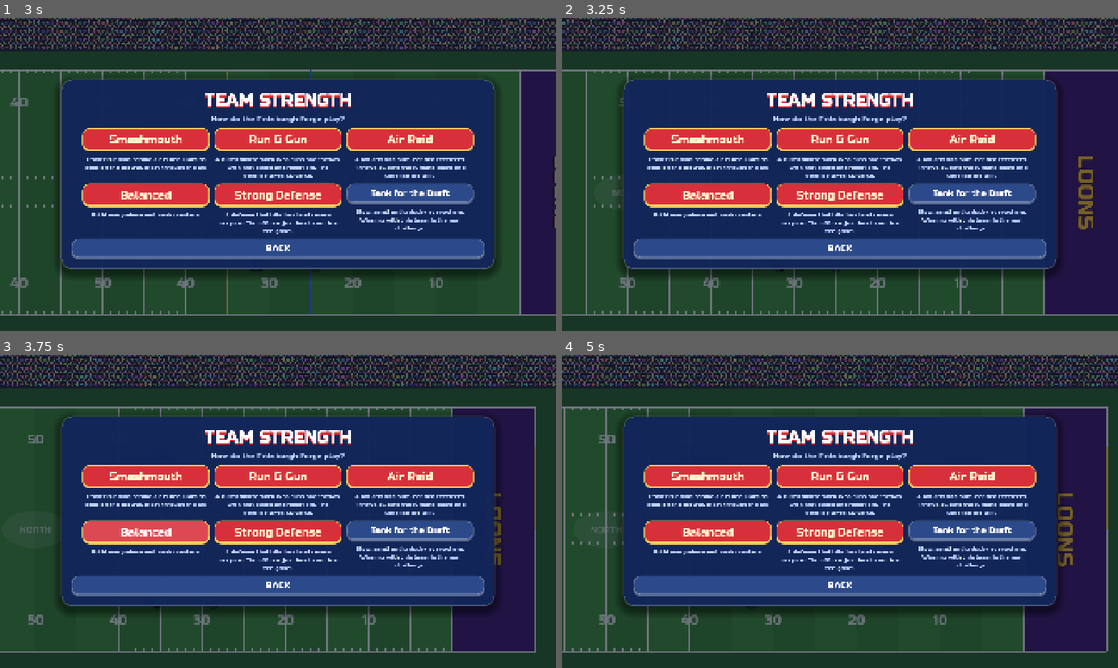
Above: before the commit, frames 1-4 (two rows, left to right).
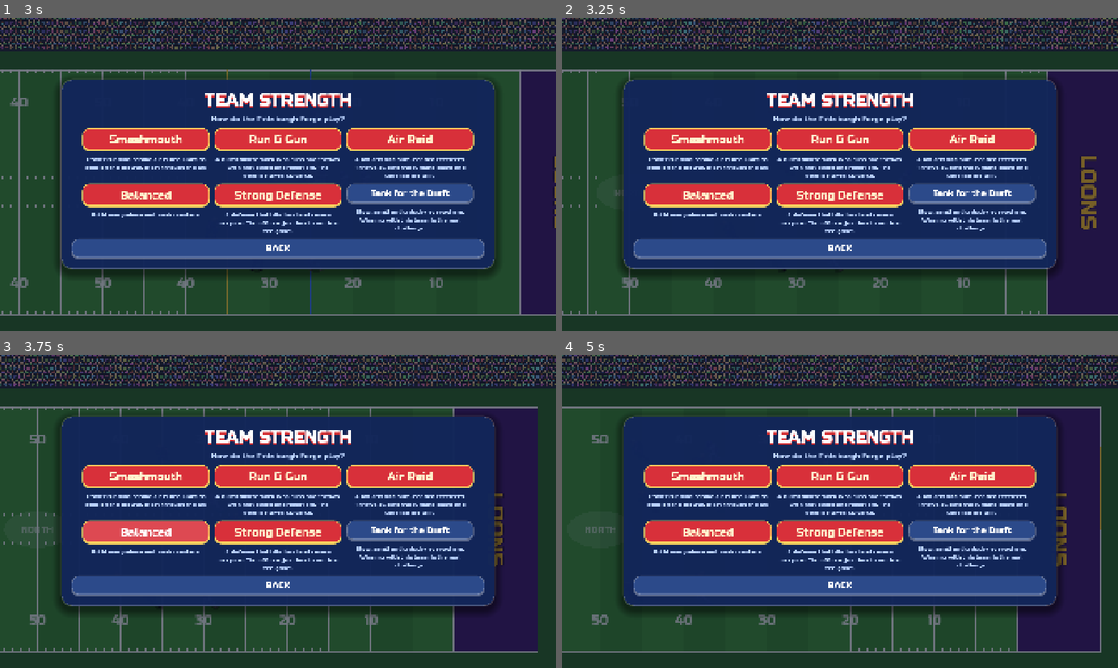
Above: after the commit, the same moments.

Repository: barnes1084/football
Game: Godot game, scene res://scenes/main.tscn
Two runs of this game, one before a commit and one after it. Both use one fixed random seed, a clock stepped at 60 frames per second and the inputs below.
Inputs (mouse positions are in pixels of both pictures, inside the frame that each line leads up to):
- Up to frame 1 (3 s): click "NEW SEASON" at 0.5 s; tap Enter at 1.25, 2.85 s; move the mouse to (400, 158) at 1.27 s; hold D 1.28-2 s; tap P at 1.35 s; click (400, 158) at 1.42 s; tap Space at 1.52 s; drag from (166, 190) to (250, 237) at 2.02 s; move the mouse to (333, 105) at 2.77 s; hold D from 2.78 s (still down)
- Up to frame 2 (3.25 s): keep holding D
- Up to frame 3 (3.75 s): release D at 3.5 s; drag from (250, 574) to (111, 464) at 3.52 s
- Up to frame 4 (5 s): move the mouse to (1006, 558) at 4.27 s; hold A from 4.28 s (still down); tap Tab at 4.35 s; tap Space at 4.52 s

Frame 1 is identical in both runs. In frame 2, 9.2% of the frame differs, in the area x 0-100%, y 0-95%; in frame 3, 9.4%; in frame 4, 10%, in the area x 0-100%, y 0-96%.

Commit message:
Linemen backpedal into their set instead of turning around
Linemen in the wall always face the defense, shuffle back in the blocking
crouch instead of the run cycle, and set the pocket at a backpedal pace
(new setting: 4 yd/s) instead of covering the whole set in 0.4 s.

Co-Authored-By: Claude Opus 5.5 <noreply@anthropic.com>
Claude-Session: https://claude.ai/code/session_01BJU6vHvAKtZH6NTjzje4Ra

Diff:
--- a/default_settings.cfg
+++ b/default_settings.cfg
@@ -119,6 +119,8 @@
 wallEdge=3
 ; Wall: steps back to set the pocket (0 to 3 yd)
 wallSet=3
+; Wall: backpedal speed setting the pocket (1 to 10 yd/s)
+wallSetSpeed=4
 ; Wall: pushed back this far, a rusher gets around (0.3 to 5 yd)
 wallGive=3.1
 ; Wall: pass rush push (even matchup) (0 to 3 yd/s)
--- a/scripts/field.gd
+++ b/scripts/field.gd
@@ -269,10 +269,13 @@
 	if p.act == "stiff" and p.act_t < 0.35:
 		return "stiff"
 	# The wall: linemen block from the low crouch, rocking as they're pushed.
-	if p.wall and phase in ["live", "dead"] and p.vel.length() < 3.0:
+	if p.wall and phase in ["live", "dead"]:
 		if p.engaged != null:
 			# Hands out, punching: the blocking stance.
 			return "passblock"
+		if moving:
+			# Backpedaling into his set: short shuffle steps in the crouch.
+			return "lb" if int(p.dist / 0.35) % 2 == 0 else "lb2"
 		return "lb"
 	if p.engaged != null:
 		var push := int(Time.get_ticks_msec() / 220 + p.id) % 2 == 0
--- a/scripts/game.gd
+++ b/scripts/game.gd
@@ -942,7 +942,10 @@
 			p.vel = p.vel.move_toward(want, Tune.v.accel * dt)
 		p.at += p.vel * dt
 		p.dist += p.vel.length() * dt
-		if absf(p.vel.x) > 0.4:
+		if p.wall:
+			# Linemen in the wall face the defense, even backpedaling.
+			p.face = dir[poss]
+		elif absf(p.vel.x) > 0.4:
 			p.face = 1 if p.vel.x > 0 else -1
 	_blocks(dt)
 	_separate()
@@ -1146,7 +1149,6 @@
 ## pocket on a pass, a step forward on a run.
 func wall_x(p: P) -> float:
 	var d: int = dir[poss]
-	var s := clampf(t / 0.4, 0.0, 1.0)
 	var step := 0.4
 	if off_call.get("kind", "") == "pass":
 		# Set the pocket, but stay in front of where the quarterback drops to.
@@ -1154,6 +1156,8 @@
 		var qb_depth: float = maxf(float(off_call.get("drop", 5.0)), absf(qb.home.x - lx) if qb != null else 0.0)
 		var line_depth := absf(p.home.x - lx)
 		step = -minf(Tune.v.wallSet, maxf(0.0, qb_depth - 1.5 - line_depth))
+	# Backpedal (or fire out) at a lineman's pace, not all at once.
+	var s := clampf(t * Tune.v.wallSetSpeed / maxf(absf(step), 0.01), 0.0, 1.0)
 	return p.home.x + d * (step * s) - d * p.give
 
 
--- a/scripts/main.gd
+++ b/scripts/main.gd
@@ -87,6 +87,13 @@
 			g.give_ball(0, 35.0)
 			_choose_defense("base")
 			await _wait(4.5)
+		"drill_set":
+			# Mid-backpedal: the lineman setting the pocket, still facing the rusher.
+			_drill.five = false
+			_start_drill(false)
+			await _wait(0.5)
+			g.drill_snap()
+			await _wait(0.12)
 		"drill", "drill_watch", "drill5", "drill5_pre":
 			_drill.five = what.begins_with("drill5")
 			_start_drill(what != "drill_watch")
--- a/scripts/tune.gd
+++ b/scripts/tune.gd
@@ -62,6 +62,7 @@
 	{key = "wallSquare", label = "Wall: half the width of a lineman's square", min = 0.3, max = 1.2, step = 0.05, def = 1.2, unit = "yd"},
 	{key = "wallEdge", label = "Wall: extra reach outside for the end linemen", min = 0, max = 3, step = 0.1, def = 3, unit = "yd", note = "so edge rushers have to beat the tackles too"},
 	{key = "wallSet", label = "Wall: steps back to set the pocket", min = 0, max = 3, step = 0.1, def = 3, unit = "yd"},
+	{key = "wallSetSpeed", label = "Wall: backpedal speed setting the pocket", min = 1, max = 10, step = 0.1, def = 4, unit = "yd/s"},
 	{key = "wallGive", label = "Wall: pushed back this far, a rusher gets around", min = 0.3, max = 5, step = 0.1, def = 3.1, unit = "yd"},
 	{key = "wallPush", label = "Wall: pass rush push (even matchup)", min = 0, max = 3, step = 0.05, def = 0.55, unit = "yd/s"},
 	{key = "wallRunPush", label = "Wall: push on a run (even matchup)", min = -2, max = 2, step = 0.05, def = 0.05, unit = "yd/s", note = "below 0, the line drives the defense back"},
